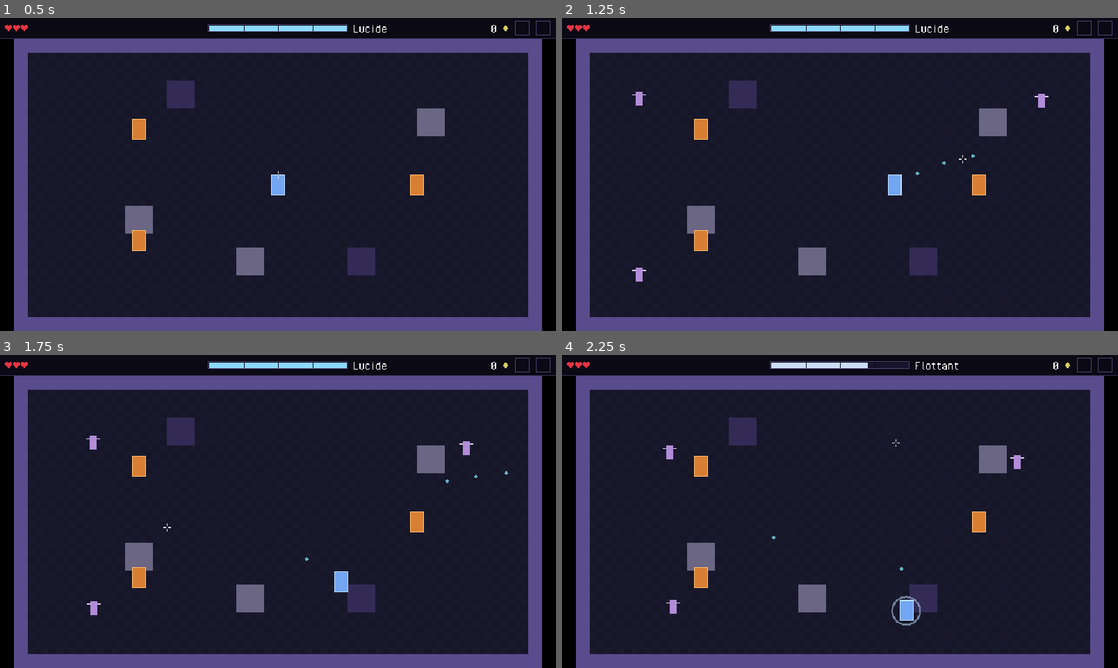
Above: before the commit, frames 1-4 (two rows, left to right).
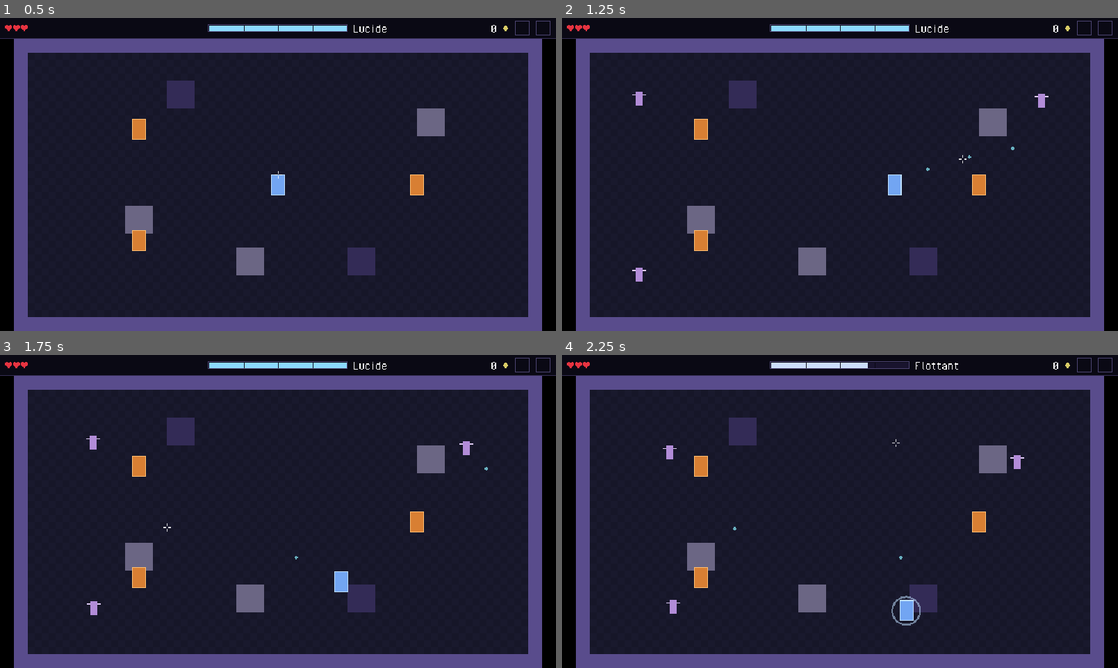
Above: after the commit, the same moments.

Repository: Kroustille/hypnagogia
Game: Godot game, scene res://main/main.tscn
Same seed, same stepped clock (60 frames per second), same inputs: the game is played once before the commit and once after it.
Inputs (mouse positions are in pixels of both pictures, inside the frame that each line leads up to):
- Up to frame 1 (0.5 s): no input
- Up to frame 2 (1.25 s): tap Enter at 0.5 s; move the mouse to (962, 158) at 0.52 s; press the mouse at (962, 158) at 0.53 s; hold D (move_right) from 0.53 s (still down)
- Up to frame 3 (1.75 s): move the mouse to (166, 527) at 1.27 s; release D (move_right) at 1.28 s; release the mouse at (166, 527) at 1.28 s; hold S (move_down) from 1.28 s (still down); tap Space (dash) at 1.35 s; click (166, 527) at 1.55 s
- Up to frame 4 (2.25 s): move the mouse to (895, 442) at 2.02 s; release S (move_down) at 2.03 s; press the mouse at (895, 442) at 2.03 s; hold D (move_right) from 2.03 s (still down); right-click (895, 442) at 2.1 s

Frame 1 is identical in both runs. In frame 2, less than 0.1% of the frame differs, in the area x 63-82%, y 41-51%; in frame 3, less than 0.1%; in frame 4, less than 0.1%.

Commit message:
feat(player): apply lucidity tier bonuses through the stat block
Lucid shots 30% faster with a 4 px hurtbox, damage +10/20/35% by tier.
Enemy contact zones grow to 14 px so contact still hurts a 4 px hurtbox.

Co-Authored-By: Claude Sonnet 5.5 <noreply@anthropic.com>

Diff:
--- a/game/core/lucidity_tuning.gd
+++ b/game/core/lucidity_tuning.gd
@@ -19,3 +19,11 @@
 @export_range(0, 100, 1, "or_greater") var room_cleared_gain: int = 5
 ## Most lucidity grazes can give since Lucidity.begin_room().
 @export_range(0, 1000, 1, "or_greater") var graze_cap_per_room: int = 20
+
+## Damage bonus of the player per tier, in the order of Lucidity.Tier (Lucid, Floating, Drift, Abandon, Total abandon),
+## as a fraction of the base damage (FR18: 0, +10 %, +20 %, +35 %, +35 %).
+@export var tier_damage_bonus: PackedFloat32Array = PackedFloat32Array([0.0, 0.10, 0.20, 0.35, 0.35])
+## Lucid tier precision: bonus on the player's shot speed (fraction of the base, FR18: +30 %).
+@export_range(0.0, 5.0, 0.05, "or_greater") var lucid_shot_speed_bonus: float = 0.30
+## Lucid tier precision: side of the player's hurtbox (tiles, FR18: 4 px).
+@export_range(0.0625, 2.0, 0.0625, "or_greater") var lucid_hurtbox_size: float = 0.25
--- a/game/data/enemies/lullaby.tres
+++ b/game/data/enemies/lullaby.tres
@@ -18,4 +18,4 @@
 max_hp = 30.0
 body_size = Vector2(0.625, 0.625)
 hurtbox_size = Vector2(0.75, 1.25)
-contact_size = Vector2(0.75, 0.75)
+contact_size = Vector2(0.875, 0.875)
--- a/game/data/enemies/night_light.tres
+++ b/game/data/enemies/night_light.tres
@@ -15,4 +15,4 @@
 max_hp = 40.0
 body_size = Vector2(0.625, 0.625)
 hurtbox_size = Vector2(0.75, 1.25)
-contact_size = Vector2(0.75, 0.75)
+contact_size = Vector2(0.875, 0.875)
--- a/game/data/enemies/sheep.tres
+++ b/game/data/enemies/sheep.tres
@@ -16,4 +16,4 @@
 max_hp = 50.0
 body_size = Vector2(0.625, 0.625)
 hurtbox_size = Vector2(0.75, 1.25)
-contact_size = Vector2(0.75, 0.75)
+contact_size = Vector2(0.875, 0.875)
--- a/game/data/enemies/sleepwalker.tres
+++ b/game/data/enemies/sleepwalker.tres
@@ -15,4 +15,4 @@
 max_hp = 30.0
 body_size = Vector2(0.625, 0.625)
 hurtbox_size = Vector2(0.75, 1.25)
-contact_size = Vector2(0.75, 0.75)
+contact_size = Vector2(0.875, 0.875)
--- a/game/data/tuning/lucidity_tuning.tres
+++ b/game/data/tuning/lucidity_tuning.tres
@@ -11,3 +11,6 @@
 perfect_dash_gain = 5
 room_cleared_gain = 5
 graze_cap_per_room = 20
+tier_damage_bonus = PackedFloat32Array(0, 0.1, 0.2, 0.35, 0.35)
+lucid_shot_speed_bonus = 0.3
+lucid_hurtbox_size = 0.25
--- a/game/debug/perf_overlay.gd
+++ b/game/debug/perf_overlay.gd
@@ -71,9 +71,10 @@
 	var player: Player = get_tree().get_first_node_in_group(Const.GROUP_PLAYER) as Player
 	if player == null:
 		return "Lucidity -"
-	return "Lucidity %d (%s) | Awakening %d%% | Glide %d%%" % [
+	return "Lucidity %d (%s) | Awakening %d%% | Glide %d%%\nDamage %.1f | Shot speed %.1f | Hurtbox %.3f" % [
 		player.lucidity.value, Lucidity.Tier.find_key(player.lucidity.live_tier),
-		roundi(player.awakening_cooldown_progress() * 100.0), roundi(player.glide_cooldown_progress() * 100.0)]
+		roundi(player.awakening_cooldown_progress() * 100.0), roundi(player.glide_cooldown_progress() * 100.0),
+		player.stats.value_of(StatBlock.Stat.DAMAGE), player.stats.value_of(StatBlock.Stat.SHOT_SPEED), player.stats.value_of(StatBlock.Stat.HURTBOX_SIZE)]
 
 
 ## Sum of (active, refused) over every BulletManager, found by node group. Called at 2 Hz only.
--- a/game/player/player.gd
+++ b/game/player/player.gd
@@ -56,6 +56,8 @@
 var lucidity: Lucidity
 ## The zone enemy bullets hit. The room registers it with the enemy BulletManager.
 var hurtbox: Hurtbox
+## Damage, shot speed and hurtbox size with their modifiers (D9). Lucidity tiers write their modifiers here.
+var stats: StatBlock
 
 var _motor: PlayerMotor
 var _dash: Dash
@@ -73,6 +75,8 @@
 var _bullets: BulletManager
 ## Own copy built once from Tuning.SHOT by equip_bullets(), never a shared Resource.
 var _shot_params: BulletParams
+## The hurtbox own rectangle, resized when the HURTBOX_SIZE stat changes.
+var _hurtbox_shape: RectangleShape2D
 ## Viewport mouse position on the previous tick: the mouse takes the aim back only when it moves.
 var _last_mouse_pos: Vector2 = Vector2.ZERO
 var _unequipped_reported: bool = false
@@ -107,6 +111,7 @@
 
 	_setup_health()
 	_setup_lucidity()
+	_setup_stats()
 	Events.room_cleared.connect(_on_room_cleared)
 
 	_aim = Aim.new()
@@ -141,6 +146,7 @@
 	shape_node.name = "Shape"
 	var shape: RectangleShape2D = RectangleShape2D.new()
 	shape.size = Vector2.ONE * Tuning.PLAYER.hitbox_size * Const.TILE_SIZE
+	_hurtbox_shape = shape
 	shape_node.shape = shape
 	hurtbox.add_child(shape_node) # before add_child(hurtbox): its _ready() looks for the shape
 	add_child(hurtbox)
@@ -158,10 +164,10 @@
 	var tuning: ShotTuning = Tuning.SHOT
 	_bullets = manager
 	_shot_params = BulletParams.new()
-	_shot_params.speed = tuning.bullet_speed
+	_shot_params.speed = stats.value_of(StatBlock.Stat.SHOT_SPEED)
 	_shot_params.radius = maxf(tuning.hitbox_size, 0.0) / 2.0
 	_shot_params.lifetime = tuning.lifetime
-	_shot_params.damage = maxf(tuning.damage, 0.0)
+	_shot_params.damage = maxf(stats.value_of(StatBlock.Stat.DAMAGE), 0.0)
 	_shot_params.appearance = manager.add_appearance(_make_shot_texture())
 
 
@@ -370,6 +376,7 @@
 
 ## Announces a tier change on the bus and by sound (a lower tone down, a rising one up).
 func _on_lucidity_tier_changed(tier: Lucidity.Tier) -> void:
+	_apply_tier_modifiers(tier) # before the relay: bus listeners see the updated stats
 	var previous: int = _announced_tier
 	_announced_tier = tier
 	Events.lucidity_tier_changed.emit(tier, previous)
@@ -450,3 +457,39 @@
 		image.set_pixel(0, y, SPRITE_RIM_COLOR)
 		image.set_pixel(SPRITE_SIZE.x - 1, y, SPRITE_RIM_COLOR)
 	return ImageTexture.create_from_image(image)
+
+
+## Builds the stat block from the base tunings and puts on the modifiers of the starting tier.
+func _setup_stats() -> void:
+	stats = StatBlock.new()
+	stats.set_base(StatBlock.Stat.DAMAGE, Tuning.SHOT.damage)
+	stats.set_base(StatBlock.Stat.SHOT_SPEED, Tuning.SHOT.bullet_speed)
+	stats.set_base(StatBlock.Stat.HURTBOX_SIZE, Tuning.PLAYER.hitbox_size)
+	stats.changed.connect(_on_stat_changed)
+	_apply_tier_modifiers(lucidity.live_tier)
+
+
+## One source (the gauge) owns every tier modifier: set_modifier replaces the previous tier's, nothing stacks.
+func _apply_tier_modifiers(tier: Lucidity.Tier) -> void:
+	var tuning: LucidityTuning = Tuning.LUCIDITY
+	var bonus: float = tuning.tier_damage_bonus[tier] if tier < tuning.tier_damage_bonus.size() else 0.0
+	stats.set_modifier(lucidity, StatBlock.Stat.DAMAGE, StatBlock.Kind.ADD_PERCENT, bonus)
+	var lucid: bool = tier == Lucidity.Tier.LUCID
+	stats.set_modifier(lucidity, StatBlock.Stat.SHOT_SPEED, StatBlock.Kind.ADD_PERCENT, tuning.lucid_shot_speed_bonus if lucid else 0.0)
+	# 4 px is an absolute value: a replacement through ADD_FLAT, not a percentage
+	var shrink: float = tuning.lucid_hurtbox_size - stats.base_of(StatBlock.Stat.HURTBOX_SIZE)
+	stats.set_modifier(lucidity, StatBlock.Stat.HURTBOX_SIZE, StatBlock.Kind.ADD_FLAT, shrink if lucid else 0.0)
+
+
+## Pushes a changed stat into what uses it. Bullets already in flight keep their own speed and damage.
+func _on_stat_changed(stat: int) -> void:
+	match stat:
+		StatBlock.Stat.HURTBOX_SIZE:
+			if _hurtbox_shape != null:
+				_hurtbox_shape.size = Vector2.ONE * stats.value_of(StatBlock.Stat.HURTBOX_SIZE) * Const.TILE_SIZE
+		StatBlock.Stat.SHOT_SPEED:
+			if _shot_params != null:
+				_shot_params.speed = stats.value_of(StatBlock.Stat.SHOT_SPEED)
+		StatBlock.Stat.DAMAGE:
+			if _shot_params != null:
+				_shot_params.damage = maxf(stats.value_of(StatBlock.Stat.DAMAGE), 0.0)
